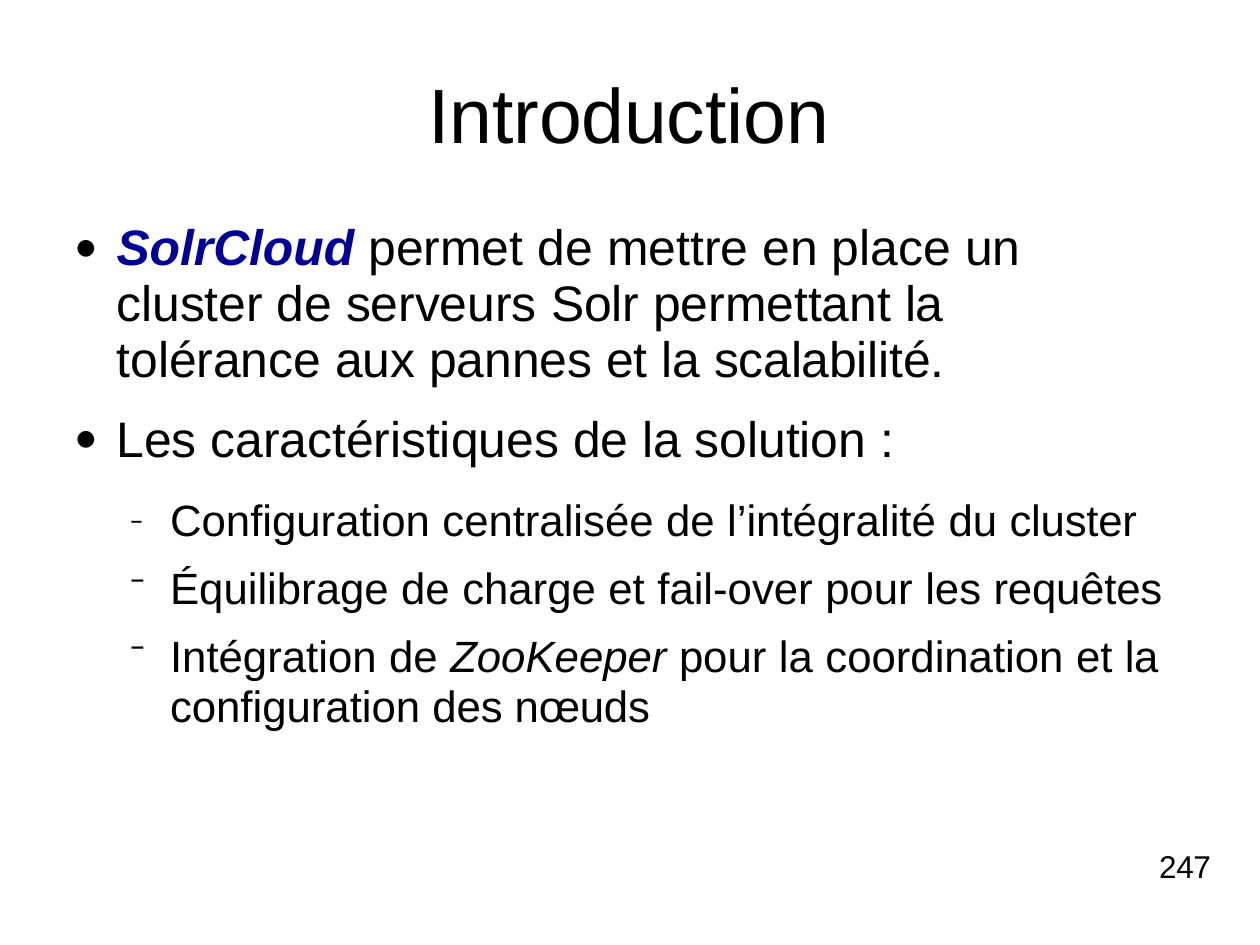
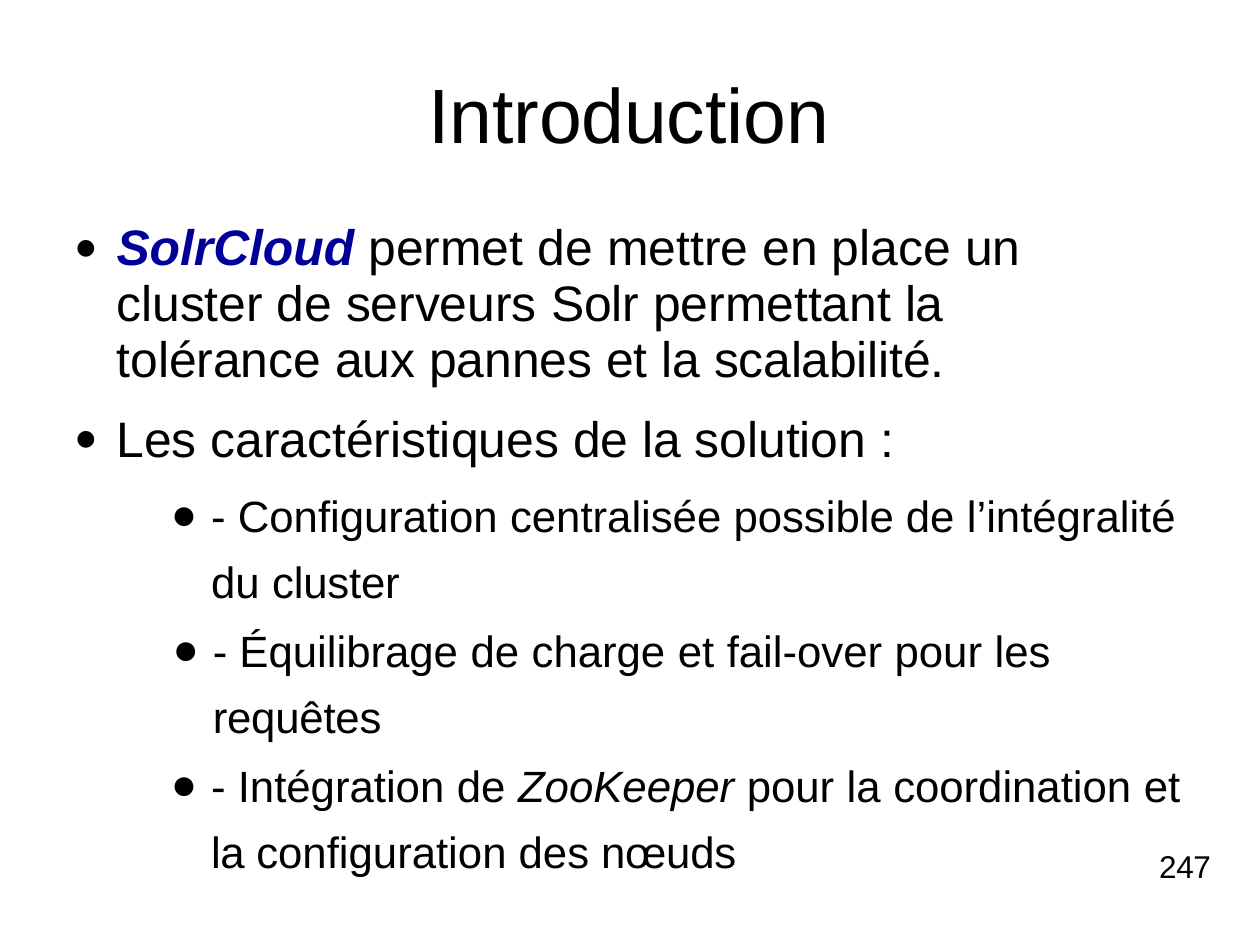
Before and after one commit to dthibau/solr, a slide deck: slide 233 of SolR.odp (slide 248 before the commit). Drawn at 1260x945 pixels with LibreOffice and Linux fonts; fonts in the diff are those of the drawing. Boxes give left, top, right and bottom in pixels: in the first picture for what was removed or moved away, otherwise in the second. Text is boxed around its words. In the diff, an @@ line names an element or a change of style, - is before the commit and + after.

```diff
--- a/SolR.odp
+++ b/SolR.odp
@@ text at bbox=[211, 499, 1180, 877]: text changed @@
-– Configuration centralisée de l’intégralité du cluster Équilibrage de charge et fail-over pour les requêtes
-Intégration de ZooKeeper pour la coordination et la configuration des nœuds
+● - Configuration centralisée possible de l’intégralité du cluster
+● - Équilibrage de charge et fail-over pour les requêtes
+● - Intégration de ZooKeeper pour la coordination et la configuration des nœuds
@@ text removed at bbox=[129, 556, 150, 597] @@
-–
@@ text removed at bbox=[129, 624, 150, 665] @@
-–
```
Also in this commit, not shown: 52 other slides changed, 16 slides added, 13 slides removed, 7 other files.
